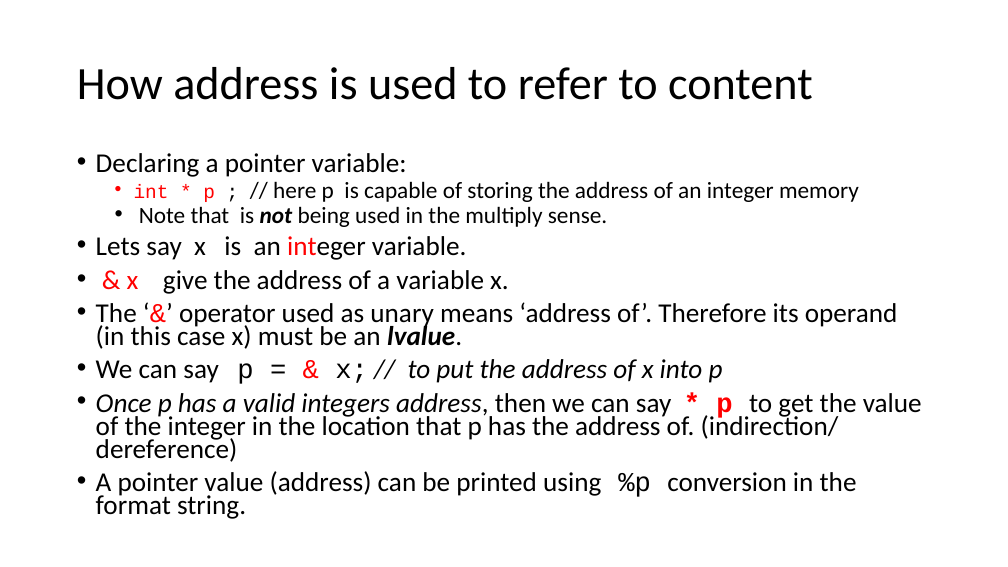
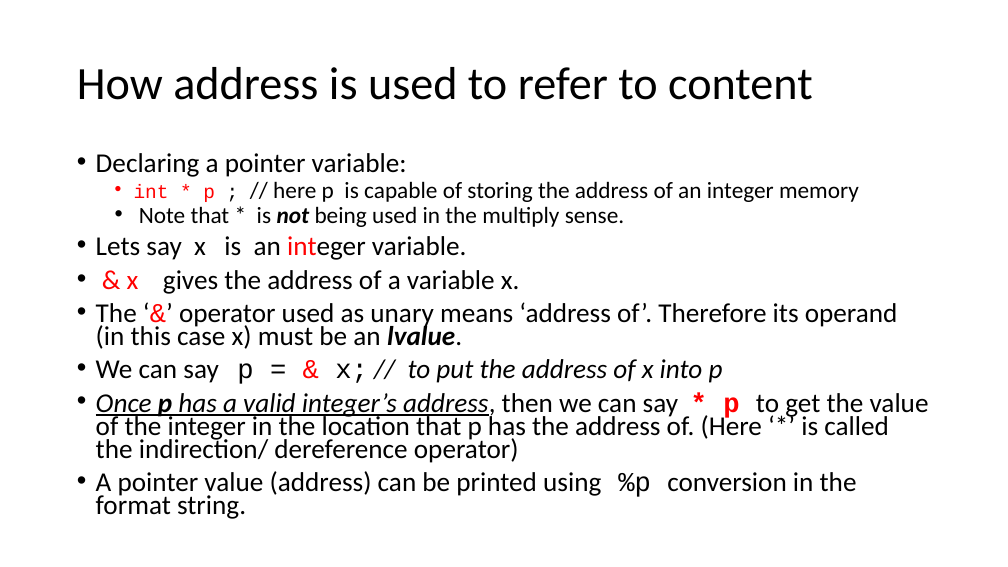
Before and after one commit to rbadrinath/FCP, a slide deck: slide 3 of slides/08-Pointers.pptx. Drawn at 1008x567 pixels with LibreOffice and Linux fonts; fonts in the diff are those of the drawing. Boxes give left, top, right and bottom in pixels: in the first picture for what was removed or moved away, otherwise in the second. Text is boxed around its words. In the diff, an @@ line names an element or a change of style, - is before the commit and + after.

```diff
--- a/slides/08-Pointers.pptx
+++ b/slides/08-Pointers.pptx
@@ text at <box>139,206,624,227</box>: text changed @@
-  • Note that is not being used in the multiply sense.
+  • Note that * is not being used in the multiply sense.
@@ text at <box>127,270,520,294</box>: text changed @@
-• & x give the address of a variable x.
+• & x gives the address of a variable x.
@@ text at <box>96,393,929,463</box>: text changed @@
-• Once p has a valid integers address, then we can say * p to get the value of the integer in the location that p has the address of. (indirection/ dereference)
+• Once p has a valid integer’s address, then we can say * p to get the value of the integer in the location that p has the address of. (Here ‘*’ is called the indirection/ dereference operator)
```
Also in this commit, not shown: 4 other slides changed, 8 other files.
